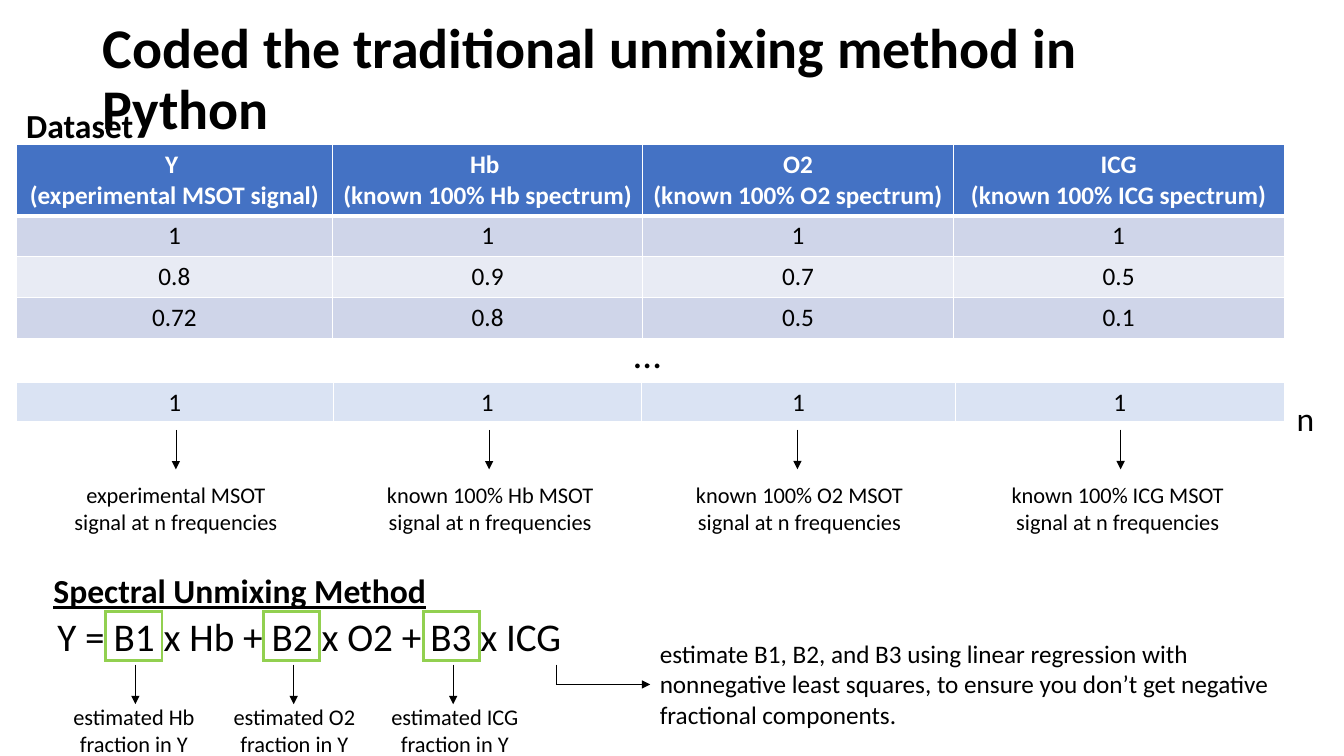
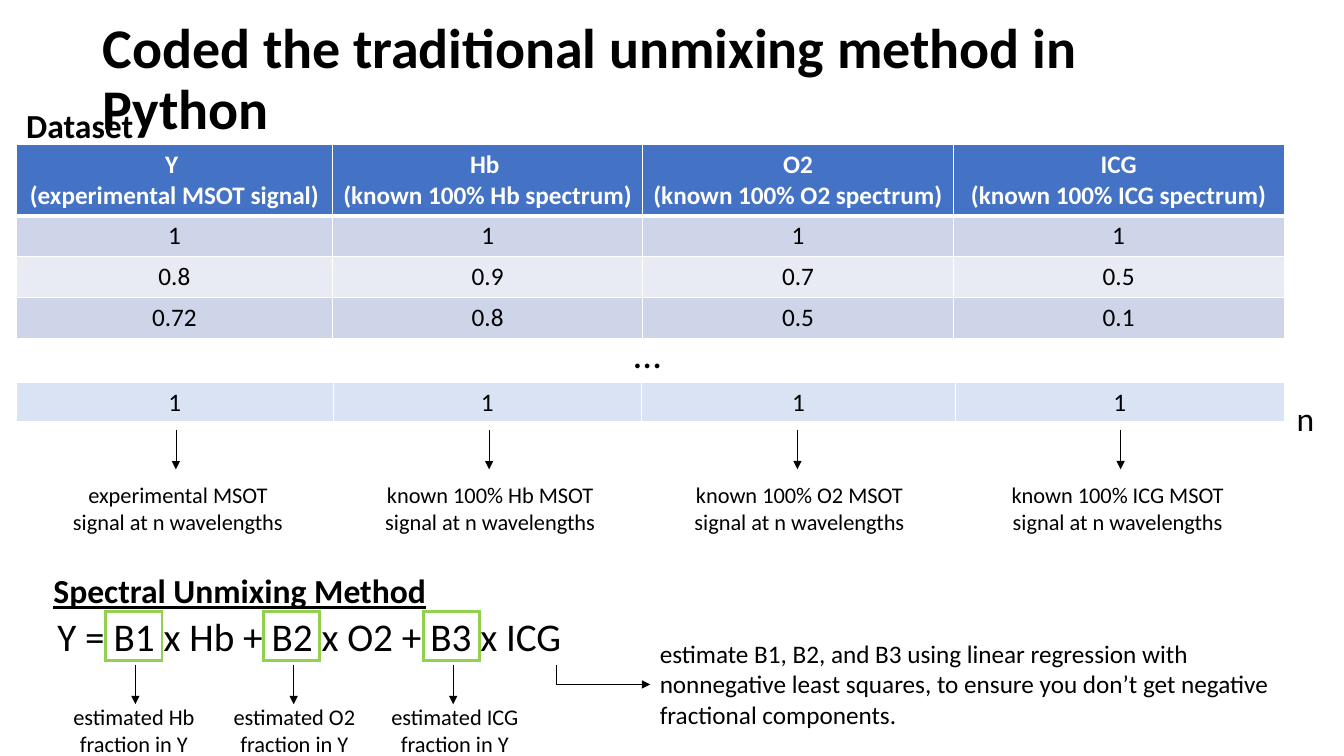
Before and after one commit to kylemjonesislanders/md-anderson, a slide deck: slide 5 of spectral-unmixing/ppt_presentations/midterm_project_report.pptx. Drawn at 1344x756 pixels with LibreOffice and Linux fonts; fonts in the diff are those of the drawing. Boxes give left, top, right and bottom in pixels: in the first picture for what was removed or moved away, otherwise in the second. Text is boxed around its words. In the diff, an @@ line names an element or a change of style, - is before the commit and + after.

Commit message:
update to spectral unmixing ppt

```diff
--- a/spectral-unmixing/ppt_presentations/midterm_project_report.pptx
+++ b/spectral-unmixing/ppt_presentations/midterm_project_report.pptx
@@ text at box(73, 487, 283, 534): text changed @@
-experimental MSOT signal at n frequencies
+experimental MSOT signal at n wavelengths
@@ text at box(385, 487, 595, 534): text changed @@
-known 100% Hb MSOT signal at n frequencies
+known 100% Hb MSOT signal at n wavelengths
@@ text at box(694, 487, 904, 534): text changed @@
-known 100% O2 MSOT signal at n frequencies
+known 100% O2 MSOT signal at n wavelengths
@@ text at box(1012, 487, 1223, 534): text changed @@
-known 100% ICG MSOT signal at n frequencies
+known 100% ICG MSOT signal at n wavelengths
```
Also in this commit, not shown: 2 other slides changed, 4 slides added.
